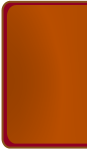
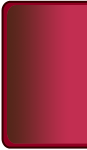
Layered file, before and after one edit (87px x 150px). Changes by layer:
added layer "Слой 1" (83%) in group "Прилавок" over left=6, top=5, right=69, bottom=144
painted on "Фигура 27" over left=6, top=5, right=87, bottom=144
